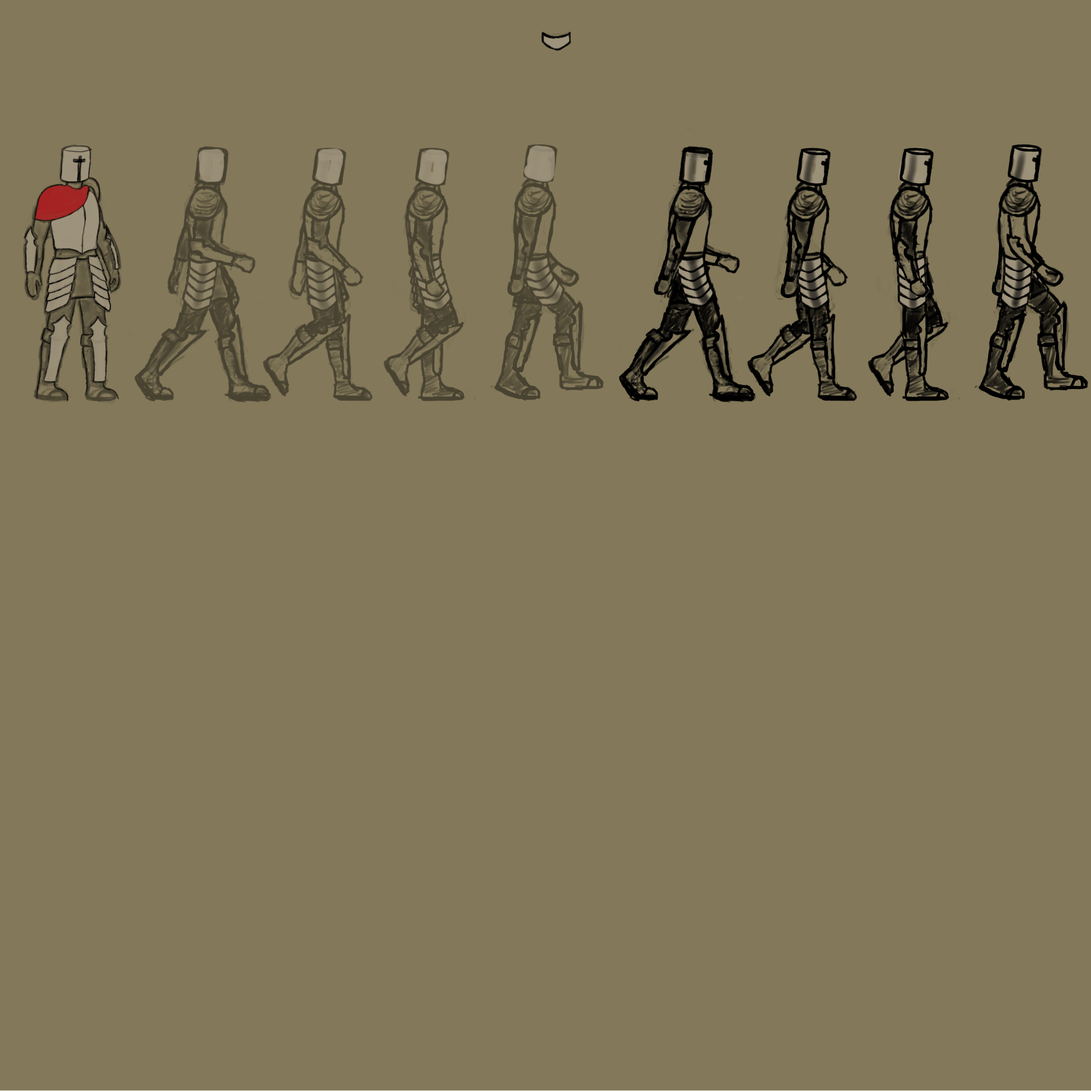
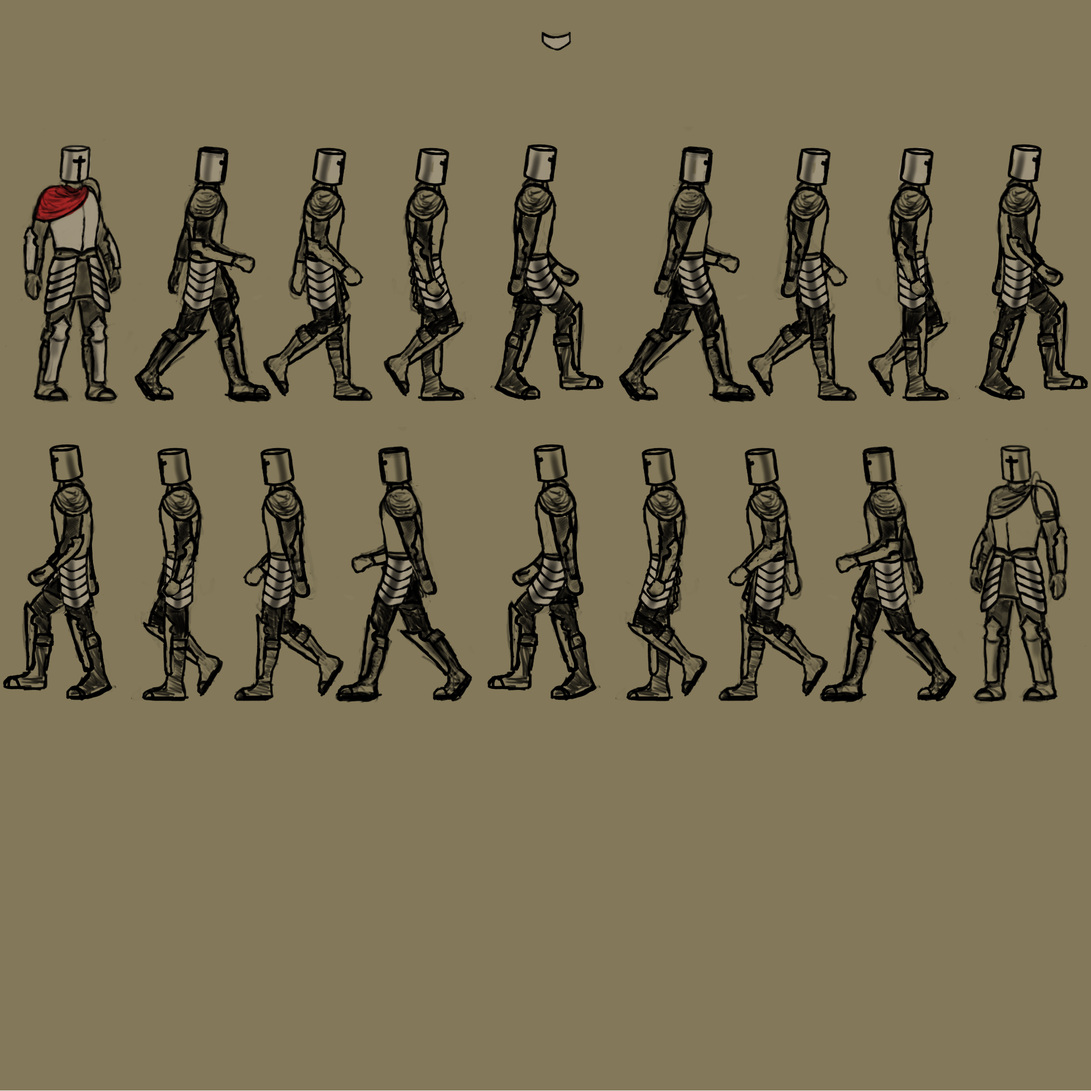
Layers edited between the first and the second 1091x1091 image:
removed layer "Pasted Layer #2" over [1010, 215, 1032, 255]
painted on "Layer" over [23, 144, 1062, 526]
added layer "Pasted Layer #1" above "Pasted Layer" over [3, 426, 1087, 705]
"Pasted Layer": opacity 45% → 100%, moved it above "Color", painted on it over [5, 128, 1032, 405]
